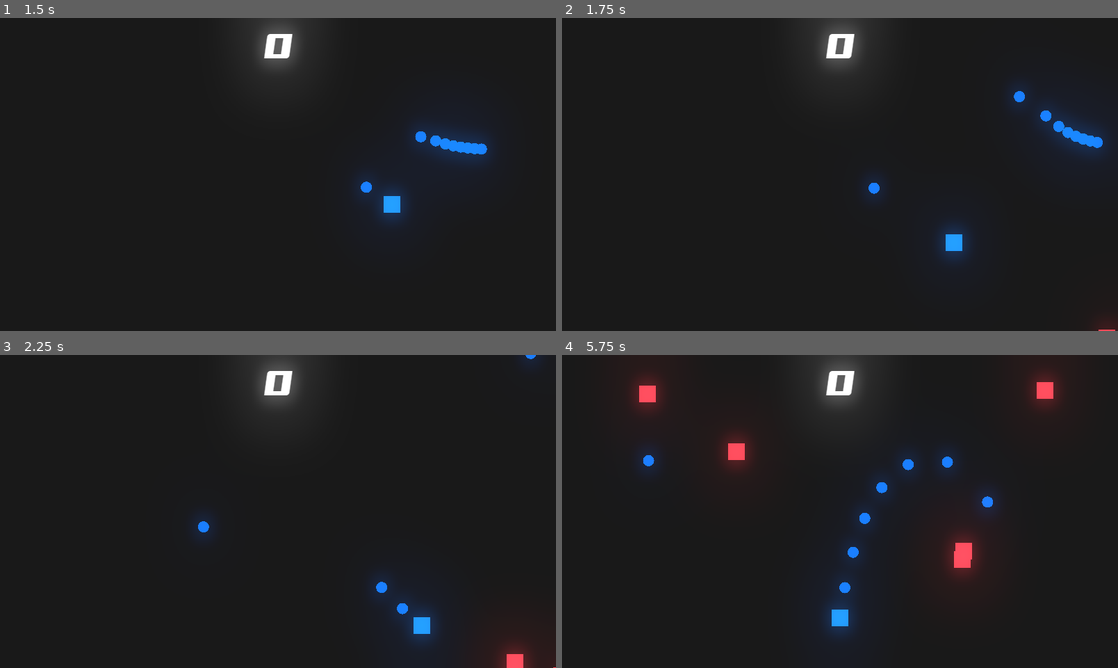
Above: before the commit, frames 1-4 (two rows, left to right).
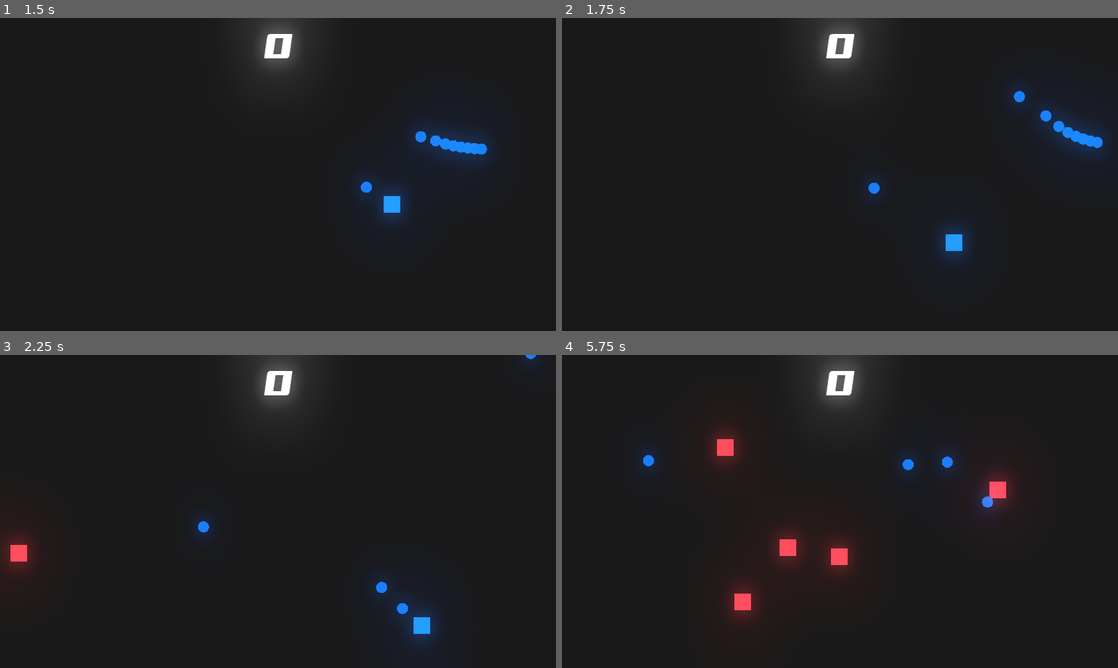
Above: after the commit, the same moments.

Repository: bakneko/WaveShooter
Game: Godot game, scene res://scenes/Arena.tscn
Same seed, same stepped clock (60 frames per second), same inputs: the game is played once before the commit and once after it.
Inputs (mouse positions are in pixels of both pictures, inside the frame that each line leads up to):
- Up to frame 1 (1.5 s): tap Enter at 0.5 s; move the mouse to (400, 158) at 0.52 s; press the mouse at (400, 158) at 0.53 s; hold D (move_right) 0.53-1.28 s; move the mouse to (166, 190) at 1.27 s; release the mouse at (166, 190) at 1.28 s; hold S (move_down) from 1.28 s (still down); click (166, 190) at 1.35 s
- Up to frame 2 (1.75 s): keep holding S (move_down)
- Up to frame 3 (2.25 s): move the mouse to (333, 442) at 2.02 s; release S (move_down) at 2.03 s; press the mouse at (333, 442) at 2.03 s; hold D (move_right) from 2.03 s (still down)
- Up to frame 4 (5.75 s): move the mouse to (812, 574) at 2.77 s; release D (move_right) at 2.78 s; release the mouse at (812, 574) at 2.78 s; hold W (move_up) 2.78-3.53 s; click (812, 574) at 2.85 s; move the mouse to (1006, 558) at 3.52 s; press the mouse at (1006, 558) at 3.53 s; hold A (move_left) 3.53-5.03 s; move the mouse to (673, 464) at 4.27 s; release the mouse at (673, 464) at 4.28 s; click (673, 464) at 4.35 s; move the mouse to (867, 511) at 5.02 s; press the mouse at (867, 511) at 5.03 s; hold S (move_down) from 5.03 s (still down)

Frame 1 is identical in both runs. In frame 2, less than 0.1% of the frame differs, in the area x 96-100%, y 97-100%; in frame 3, 1.3%; in frame 4, 6.9%, in the area x 12-91%, y 4-91%.

Commit message:
EP #7

Diff:
--- a/scenes/Arena.tscn
+++ b/scenes/Arena.tscn
@@ -48,7 +48,6 @@
 margin_right = 640.0
 margin_bottom = 80.0
 custom_fonts/font = SubResource( 2 )
-text = "100"
 align = 1
 script = ExtResource( 4 )
 __meta__ = {
--- a/scenes/Enemy.tscn
+++ b/scenes/Enemy.tscn
@@ -12,7 +12,9 @@
 texture = ExtResource( 1 )
 script = ExtResource( 2 )
 
-[node name="HitBox" type="Area2D" parent="."]
+[node name="HitBox" type="Area2D" parent="." groups=[
+"enemy",
+]]
 
 [node name="CollisionShape2D" type="CollisionShape2D" parent="HitBox"]
 shape = SubResource( 1 )
--- a/scenes/Player.tscn
+++ b/scenes/Player.tscn
@@ -1,7 +1,10 @@
-[gd_scene load_steps=3 format=2]
+[gd_scene load_steps=4 format=2]
 
 [ext_resource path="res://assets/Cube.png" type="Texture" id=1]
 [ext_resource path="res://scripts/Player.gd" type="Script" id=2]
+
+[sub_resource type="RectangleShape2D" id=1]
+extents = Vector2( 133.333, 133.333 )
 
 [node name="Player" type="Sprite"]
 modulate = Color( 0.117647, 0.501961, 1, 1 )
@@ -13,4 +16,11 @@
 wait_time = 0.1
 one_shot = true
 
+[node name="HitBox" type="Area2D" parent="."]
+
+[node name="CollisionShape2D" type="CollisionShape2D" parent="HitBox"]
+visible = false
+shape = SubResource( 1 )
+
 [connection signal="timeout" from="ReloadTimer" to="." method="_on_ReloadTimer_timeout"]
+[connection signal="area_entered" from="HitBox" to="." method="_on_HitBox_area_entered"]
--- a/scripts/Arena.gd
+++ b/scripts/Arena.gd
@@ -4,6 +4,7 @@
 
 func _ready():
 	Global.node_creation_parent = self
+	Global.score = 0
 pass
 
 func _exit_tree():
@@ -13,7 +14,7 @@
 
 func _on_EnemySpawnTimer_timeout():
 	var enemy_position = Vector2(rand_range(-160,670), rand_range(-90,390))
-	while enemy_position.x < 640 and enemy_position.x > -80 or enemy_position.y < 360 and enemy_position.y  > -45:
+	while enemy_position.x < 640 and enemy_position.x > -80 and enemy_position.y < 360 and enemy_position.y  > -45:
 		enemy_position = Vector2(rand_range(-160,670), rand_range(-90,390))
 
 	Global.instance_node(enemy_1, enemy_position, self)
--- a/scripts/Player.gd
+++ b/scripts/Player.gd
@@ -3,6 +3,7 @@
 var speed = 175
 var velocity = Vector2()
 var can_shoot = true
+var is_dead = false
 
 var bullet = preload("res://scenes/Bullet.tscn")
 
@@ -20,10 +21,14 @@
 	velocity.y = int(Input.is_action_pressed("move_down")) - int(Input.is_action_pressed("move_up"))
 
 	velocity = velocity.normalized()
+	# 防止Player跑出屏幕
+	global_position.x = clamp(global_position.x, 0, 640)
+	global_position.y = clamp(global_position.y, 0, 360)
 	# 乘以delta保证速度一致
-	global_position += velocity * speed * delta
+	if !is_dead:
+		global_position += velocity * speed * delta
 
-	if Input.is_action_pressed("click") and Global.node_creation_parent != null and can_shoot:
+	if Input.is_action_pressed("click") and Global.node_creation_parent != null and can_shoot and !is_dead:
 		Global.instance_node(bullet, global_position, Global.node_creation_parent)
 		$ReloadTimer.start()
 		can_shoot = false
@@ -34,3 +39,13 @@
 func _on_ReloadTimer_timeout():
 	can_shoot = true
 	pass
+
+
+func _on_HitBox_area_entered(area):
+	# 玩家死亡
+	if area.is_in_group("enemy"):
+		visible = false
+		is_dead = true
+		yield(get_tree().create_timer(1),"timeout")
+		get_tree().reload_current_scene()
+	pass
